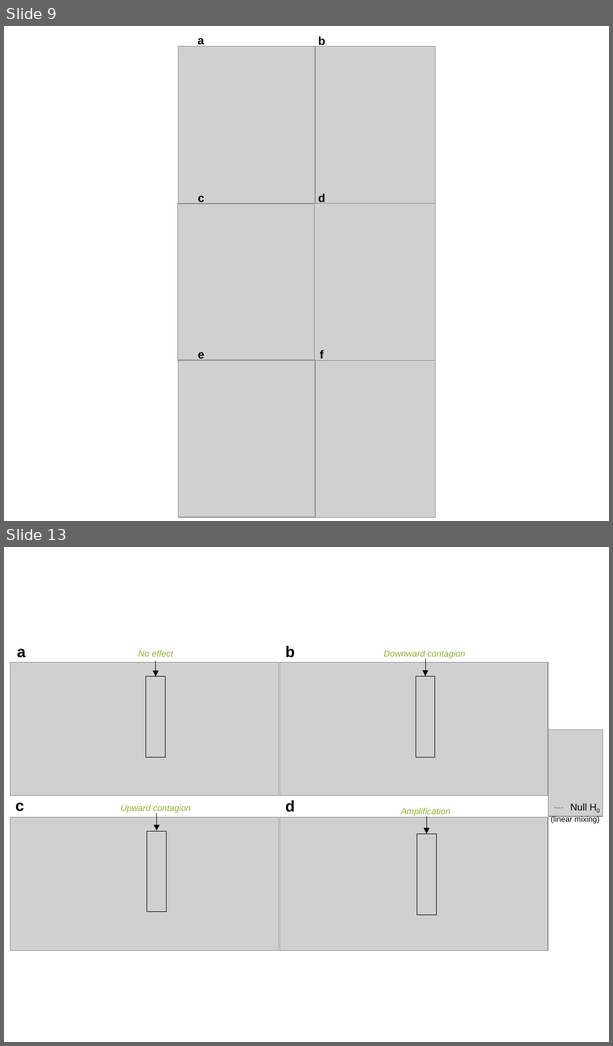
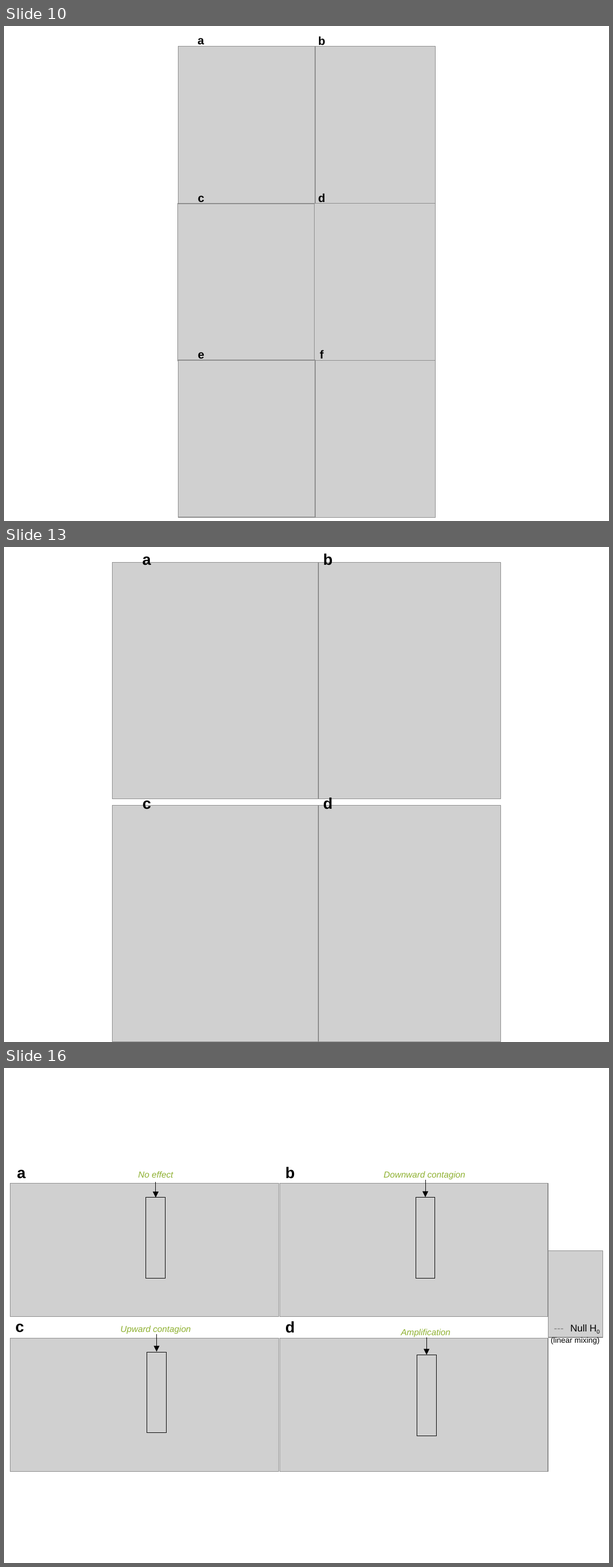
Before and after one commit to marikawakatsu/mixing-model, a slide deck: slides/figures_191206.pptx. Shown one above the other, each under a label of ours: slides 9 and 13 before the commit, slides 10, 13 and 16 after it; the slides between them are not shown. The pictures are 613x1046 and 613x1567 pixels, drawn with LibreOffice and Linux fonts; fonts in the diff are those of the drawing; grey boxes stand for pictures. Boxes give left, top, right and bottom in pixels: in the first picture for what was removed or moved away, otherwise in the second. Text is boxed around its words. In the diff, an @@ line names an element or a change of style, - is before the commit and + after.

```diff
--- a/slides/figures_191206.pptx
+++ b/slides/figures_191206.pptx
@@ slide 13 added at bbox=[4, 547, 609, 1042], background #FFFFFF @@
@@ picture added at bbox=[112, 562, 318, 799] @@
@@ text added at bbox=[142, 553, 151, 565], 16 pt, text #000000, bold @@
+a
@@ picture added at bbox=[295, 562, 501, 799] @@
@@ text added at bbox=[323, 553, 333, 565], 16 pt, text #000000, bold @@
+b
@@ picture added at bbox=[112, 806, 318, 1042] @@
@@ text added at bbox=[142, 799, 151, 809], 16 pt, text #000000, bold @@
+c
@@ picture added at bbox=[295, 806, 501, 1042] @@
@@ text added at bbox=[323, 798, 333, 809], 16 pt, text #000000, bold @@
+d
@@ what was slide 9 is now slide 10 @@
@@ what was slide 13 is now slide 16 @@
```
Also in this commit, not shown: 3 slides changed, 2 other slides added, 17 other files.
